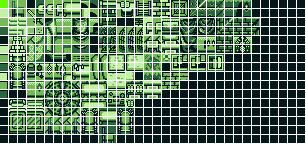
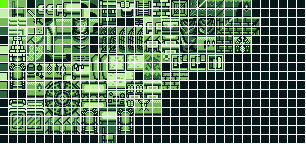
The second 306 × 144 image is a revision of the first. Changes to its layers:
painted on "castle.png" over left=135, top=99, right=161, bottom=116
